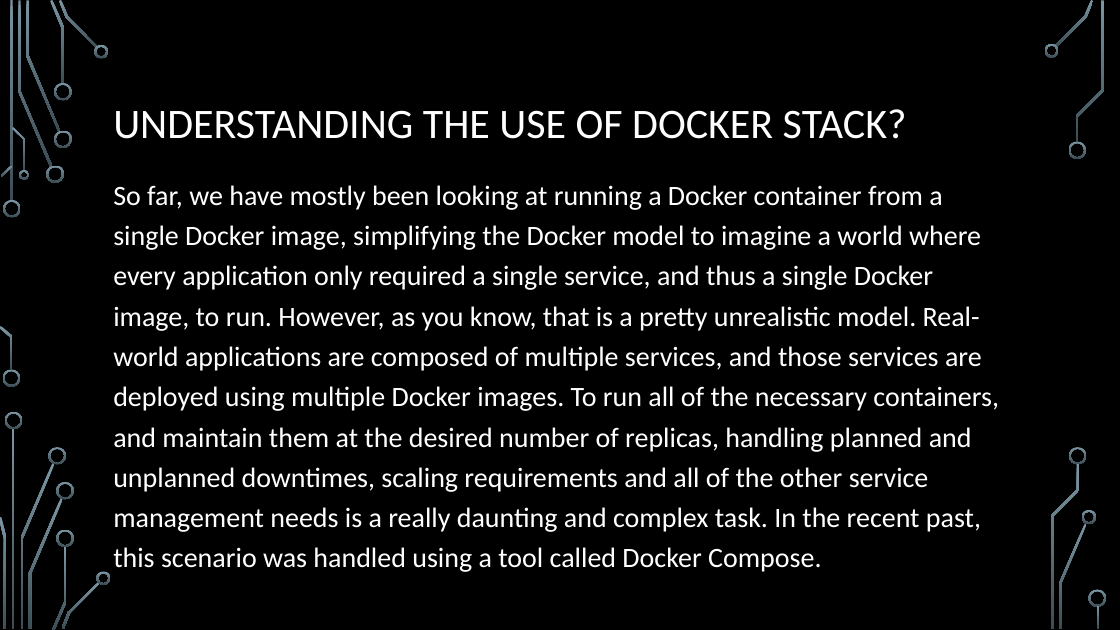
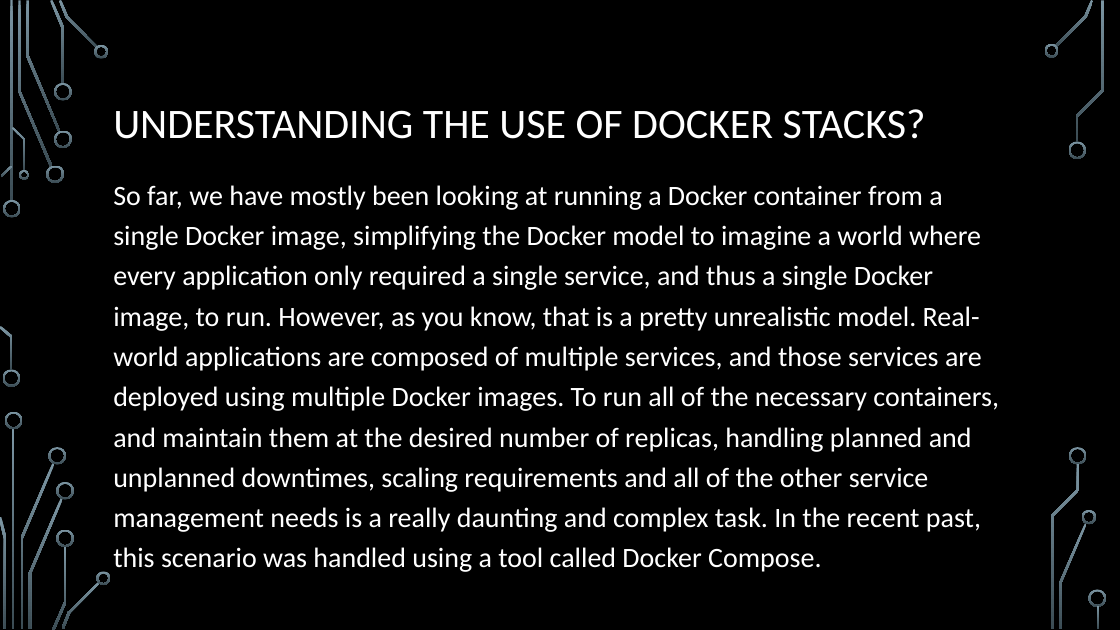
Before and after one commit to EarlWaud/LiveDockerTraining, a slide deck: slide 7 of Chapter 07 - Docker Stacks.pptx. Drawn at 1120x630 pixels with LibreOffice and Linux fonts; fonts in the diff are those of the drawing; background and template pictures are left out. Boxes give left, top, right and bottom in pixels: in the first picture for what was removed or moved away, otherwise in the second. Text is boxed around its words. In the diff, an @@ line names an element or a change of style, - is before the commit and + after.

```diff
--- a/Chapter 07 - Docker Stacks.pptx
+++ b/Chapter 07 - Docker Stacks.pptx
@@ title at (x1=113, y1=109, x2=926, y2=139): text changed @@
-UNDERSTANDING THE USE OF DOCKER STACK?
+UNDERSTANDING THE USE OF DOCKER STACKS?
```
Also in this commit, not shown: 3 other slides changed.
